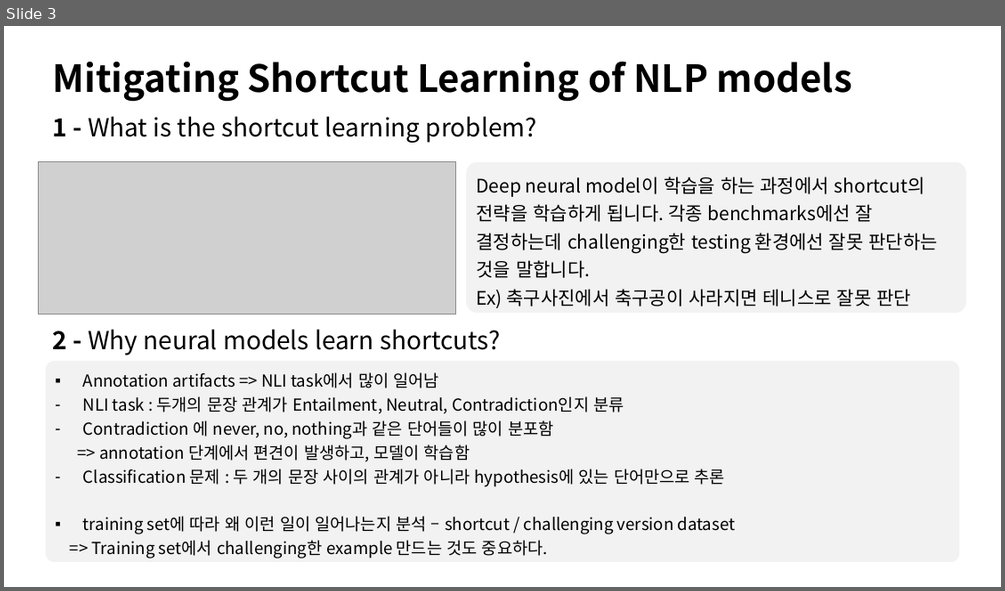
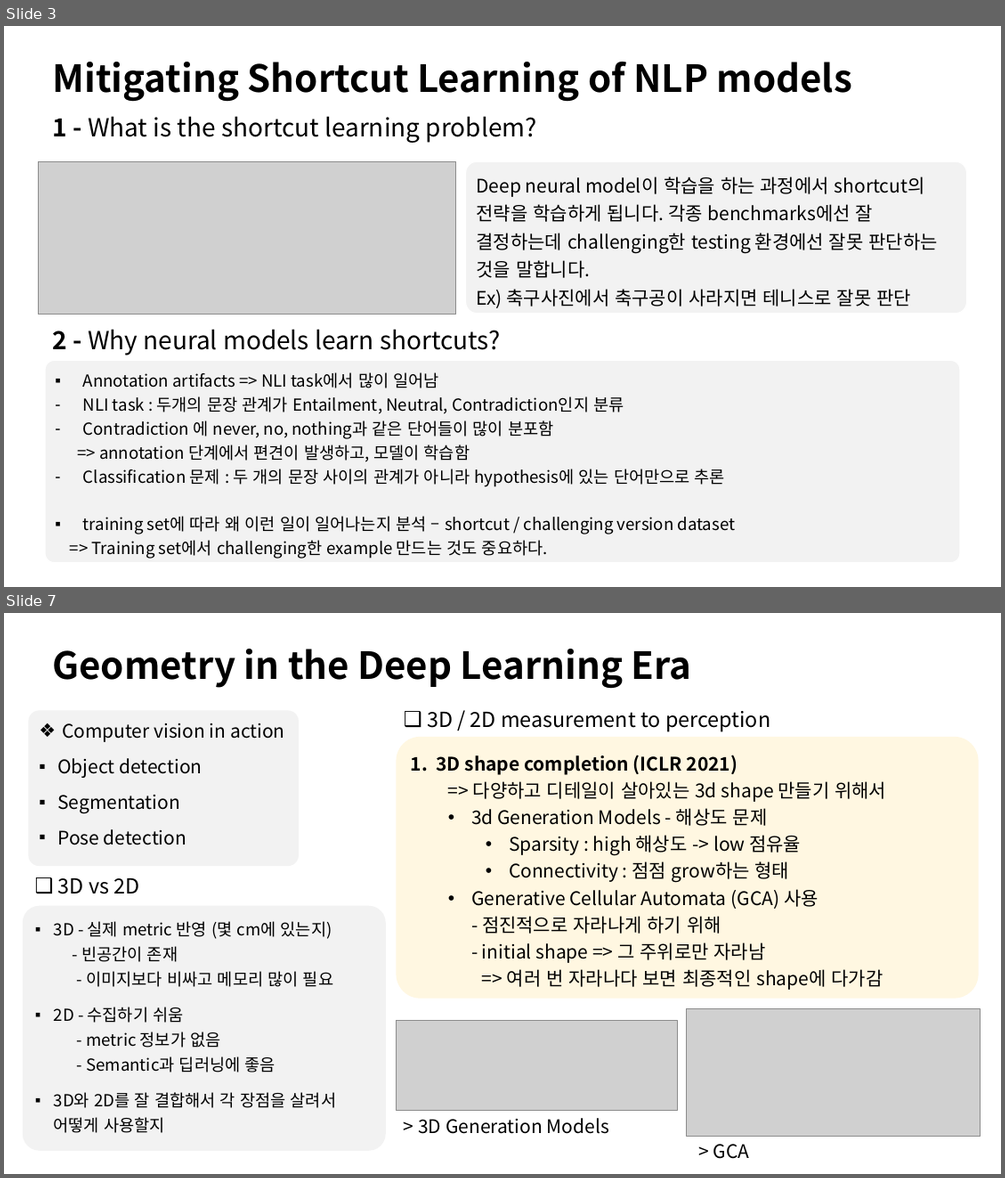
Before and after one commit to sohee98/DeepLearning_study, a slide deck: 미팅 자료/1주차(220316)-세미나영상요약.pptx. Shown one above the other, each under a label of ours: slide 3 before the commit, slides 3 and 7 after it; the slides between them are not shown. The pictures are 1005x591 and 1005x1178 pixels, drawn with LibreOffice and Linux fonts; fonts in the diff are those of the drawing; grey boxes stand for pictures. Boxes give left, top, right and bottom in pixels: in the first picture for what was removed or moved away, otherwise in the second. Text is boxed around its words. In the diff, an @@ line names an element or a change of style, - is before the commit and + after.

```diff
--- a/미팅 자료/1주차(220316)-세미나영상요약.pptx
+++ b/미팅 자료/1주차(220316)-세미나영상요약.pptx
@@ slide 7 added at (4,613,1001,1174), background #FFFFFF @@
@@ title added at (52,649,692,688), 36 pt, text #000000, bold @@
+Geometry in the Deep Learning Era
@@ rounded rectangle added at (29,710,299,866), fill #F2F2F2, 18 pt, text #000000 @@
+❖ Computer vision in action
+▪ Object detection
+▪ Segmentation
+▪ Pose detection
@@ text added at (427,711,770,732), 20 pt, text #000000 @@
+❑ 3D / 2D measurement to perception
@@ rounded rectangle added at (396,737,979,998), fill #FFF7E1, 18 pt, text #000000 @@
+1. 3D shape completion (ICLR 2021)
+  => 다양하고 디테일이 살아있는 3d shape 만들기 위해서
+  • 3d Generation Models - 해상도 문제
+    • Sparsity : high 해상도 -> low 점유율
+    • Connectivity : 점점 grow하는 형태
+  • Generative Cellular Automata (GCA) 사용
+    - 점진적으로 자라나게 하기 위해
+    - initial shape => 그 주위로만 자라남
+    => 여러 번 자라나다 보면 최종적인 shape에 다가감
@@ text added at (58,878,140,894), 20 pt, text #000000 @@
+❑ 3D vs 2D
@@ rounded rectangle added at (23,906,386,1150), fill #F2F2F2, 16 pt, text #000000 @@
+▪ 3D - 실제 metric 반영 (몇 cm에 있는지)
+  - 빈공간이 존재
+  - 이미지보다 비싸고 메모리 많이 필요
+▪ 2D - 수집하기 쉬움
+  - metric 정보가 없음
+  - Semantic과 딥러닝에 좋음
+▪ 3D와 2D를 잘 결합해서 각 장점을 살려서 어떻게 사용할지
@@ picture added at (687,1009,980,1136) @@
@@ picture added at (396,1020,677,1111) @@
@@ text added at (418,1118,609,1134), 18 pt, text #000000 @@
+> 3D Generation Models
@@ text added at (713,1143,750,1159), 18 pt, text #000000 @@
+> GCA
```
Also in this commit, not shown: 2 slides changed, 3 other slides added, 2 other files.
